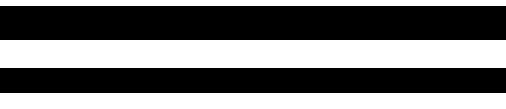
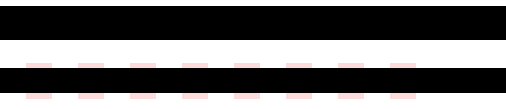
Before/after of a w=506, h=109 layered artwork. What changed in the layer stack:
showed group "基準用" (1st of 4, in "small" › "verysmall 36") (16 layers) over [26, 63, 416, 99]
